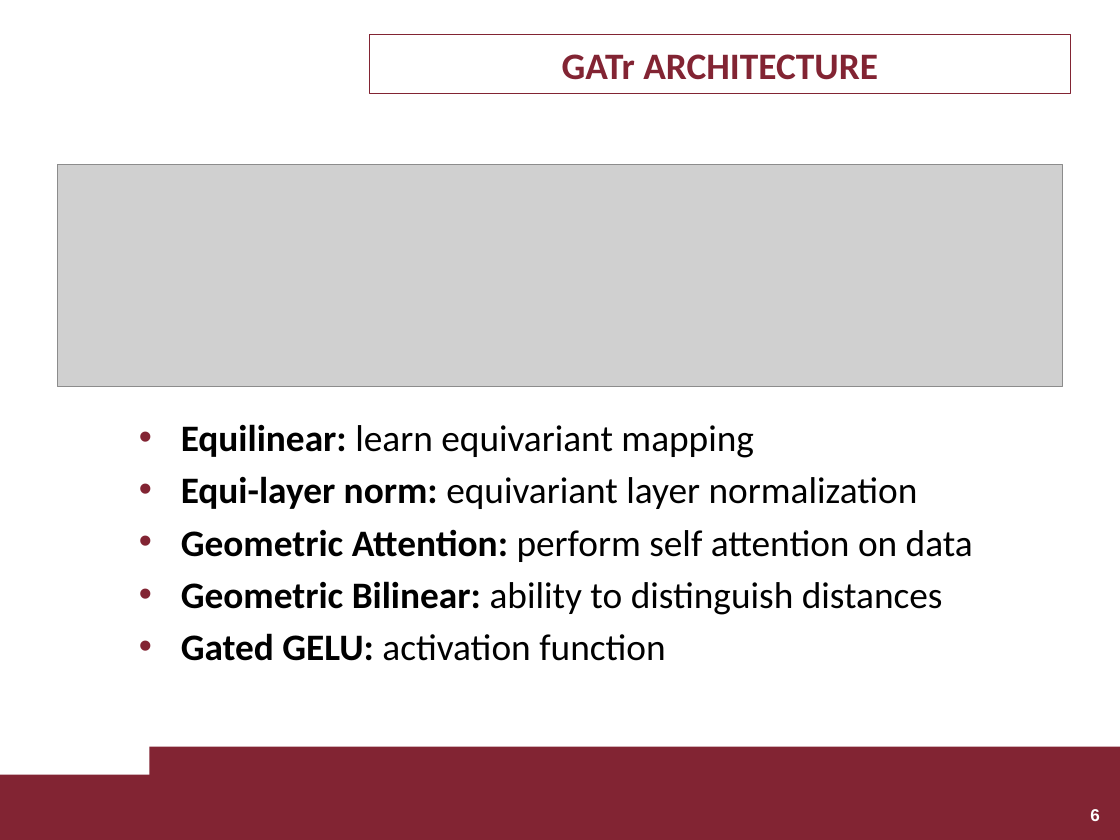
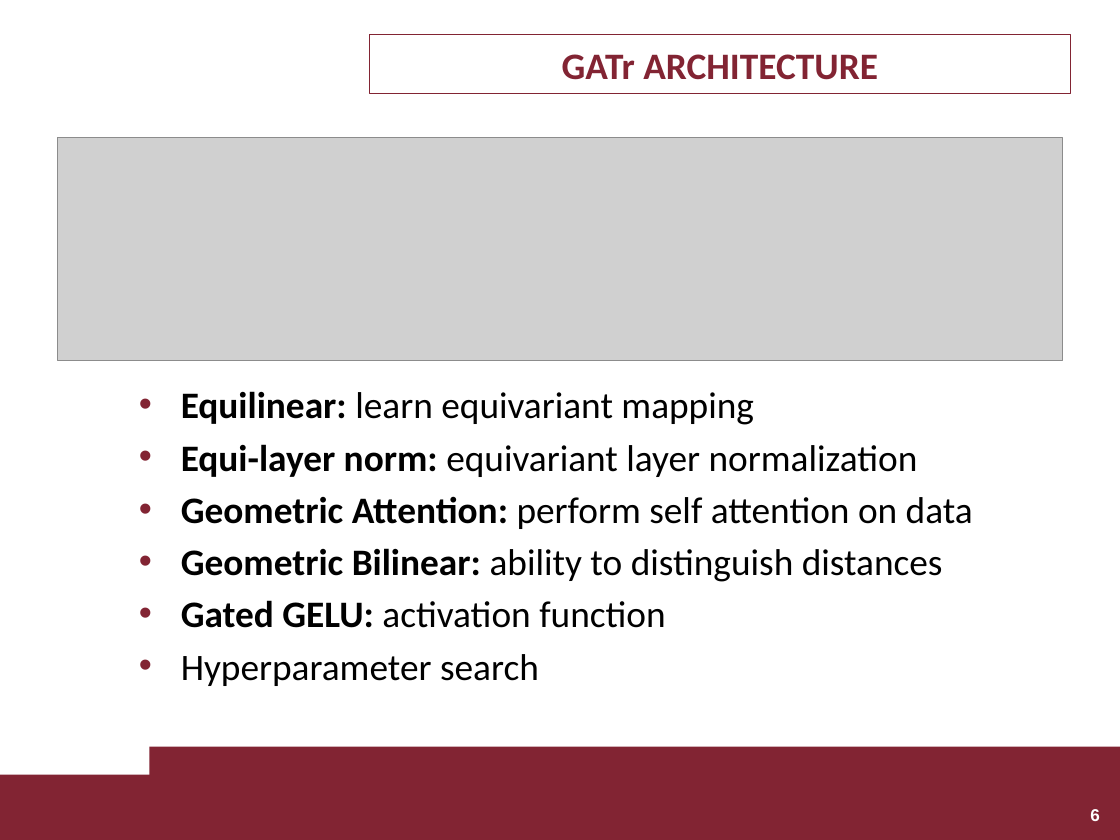
Before and after one commit to LorCir28/Geometric_Algebra_Transformer, a slide deck: slide 6 of presentation/1884561_1895955_1882789_presentation.pptx. Drawn at 1120x840 pixels with LibreOffice and Linux fonts; fonts in the diff are those of the drawing; grey boxes stand for pictures; background and template pictures are left out. Boxes give left, top, right and bottom in pixels: in the first picture for what was removed or moved away, otherwise in the second. Text is boxed around its words. In the diff, an @@ line names an element or a change of style, - is before the commit and + after.

Commit message:
Presentation

```diff
--- a/presentation/1884561_1895955_1882789_presentation.pptx
+++ b/presentation/1884561_1895955_1882789_presentation.pptx
@@ picture: place and size @@
-picture at bbox=[57, 165, 1062, 388]
+picture at bbox=[57, 138, 1062, 361]
@@ text "Equilinear: learn equivariant mapping": place and size @@
-text "Equilinear: learn equivariant mapping" at bbox=[181, 424, 973, 661]
+text "Equilinear: learn equivariant mapping" at bbox=[181, 391, 973, 686]
@@ text at bbox=[181, 654, 539, 686]: paragraph added @@
+• Hyperparameter search
```
Also in this commit, not shown: 1 other slide changed.
